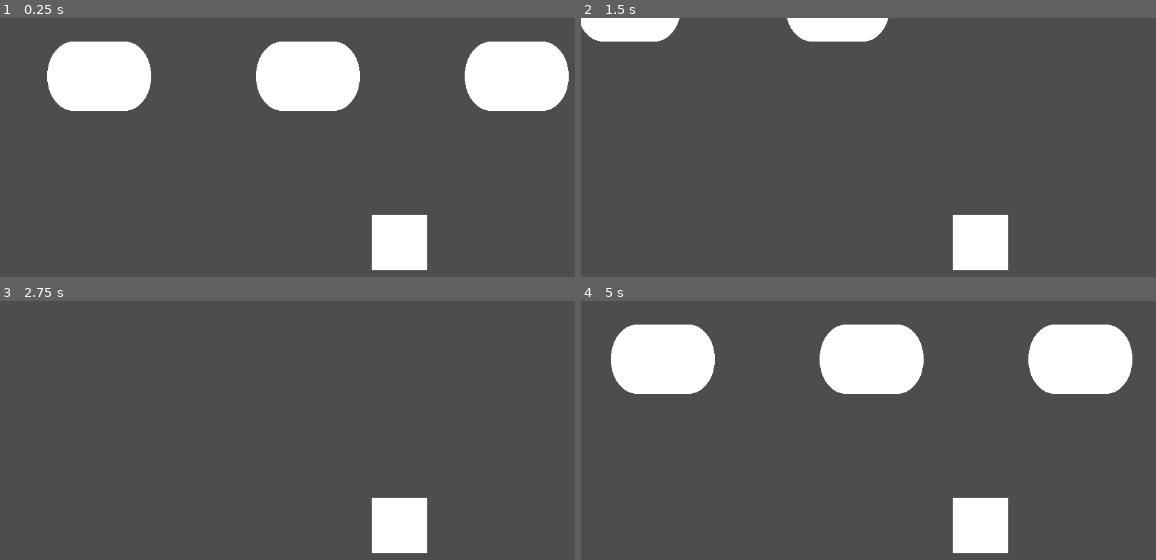
Above: before the commit, frames 1-4 (two rows, left to right).
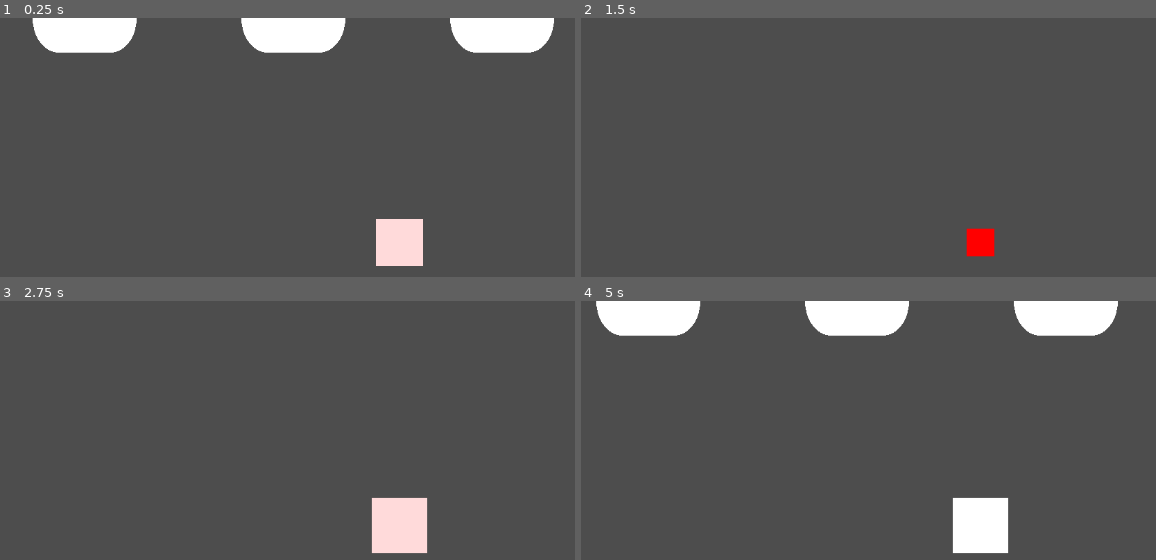
Above: after the commit, the same moments.

Repository: RAllen036/GrayMushroom
Game: Godot game, scene res://Scenes/Levels/level_selector.tscn
Two runs of this game, one before a commit and one after it. Both use one fixed random seed, a clock stepped at 60 frames per second and the inputs below.
Inputs:
- Up to frame 1 (0.25 s): no input
- Up to frame 2 (1.5 s): hold D (right) 0.53-1.28 s; hold B 0.53-1.28 s; tap Space at 0.77 s; hold Down (down) from 1.28 s (still down); tap C at 1.35 s
- Up to frame 3 (2.75 s): tap Space at 1.52 s; release Down (down) at 2.03 s; hold D (right) from 2.03 s (still down); hold E from 2.03 s (still down)
- Up to frame 4 (5 s): release D (right) at 2.78 s; release E at 2.78 s; hold Up (up) 2.78-3.53 s; tap F at 2.85 s; tap Space at 3.02, 3.77, 4.52 s; hold G 3.53-4.28 s; hold A (left) from 3.53 s (still down); tap H at 4.35 s

The runs differ from the first frame. In frame 1, 19% of the frame differs, in the area x 5-99%, y 0-98%; in frame 2, 4.9%; in frame 3, 2.0%; in frame 4, 17%.

Commit message:
Tweens
Playing around with tweens for a transition between scenes

Diff:
--- a/Scenes/Levels/level_selector.gd
+++ b/Scenes/Levels/level_selector.gd
@@ -8,6 +8,12 @@
 
 # This function is only called once when the scene is initialised / instantiated
 func _ready():
+
+	var tween = get_tree().create_tween().set_parallel(true).set_trans(Tween.TRANS_SINE)
+	tween.tween_property($Player, "modulate", Color.RED, 1)
+	tween.tween_property($Player, "scale", Vector2(), 1)
+	tween.chain().tween_property($Player, "scale", Vector2(1, 1), 1)
+	tween.chain().tween_property($Player, "modulate", Color.WHITE, 1)
 
 	# Gets all the files in the Levels folder
 	# Removes all .gd files
--- a/Scenes/Levels/level_selector.tscn
+++ b/Scenes/Levels/level_selector.tscn
@@ -4,10 +4,11 @@
 [ext_resource type="PackedScene" uid="uid://7l2cdyrkf882" path="res://Scenes/Player/playable_player.tscn" id="2_phj1b"]
 
 [node name="LevelSelector" type="Node2D"]
+top_level = true
 script = ExtResource("1_khn25")
 
 [node name="Player" parent="." groups=["player"] instance=ExtResource("2_phj1b")]
-position = Vector2(570, 440)
+position = Vector2(576, 324)
 
 [node name="LevelOptions" type="Marker2D" parent="."]
-position = Vector2(137, 200)
+position = Vector2(122, 0)
--- a/Scenes/Useful/gray_scale.tscn
+++ b/Scenes/Useful/gray_scale.tscn
@@ -1,10 +1,8 @@
-[gd_scene load_steps=7 format=3 uid="uid://cg5u2xrwxlye6"]
+[gd_scene load_steps=6 format=3 uid="uid://cg5u2xrwxlye6"]
 
 [ext_resource type="Shader" path="res://Shaders/gray_scale.gdshader" id="1_4xlr2"]
 [ext_resource type="Script" path="res://Scenes/Useful/gray_scale.gd" id="1_58anu"]
 [ext_resource type="Texture2D" uid="uid://bv06ktjqhbxfu" path="res://Assets/Shaders/BasicBlueBorder.png" id="2_qytob"]
-
-[sub_resource type="BoxMesh" id="BoxMesh_8rlg4"]
 
 [sub_resource type="ShaderMaterial" id="ShaderMaterial_028if"]
 shader = ExtResource("1_4xlr2")
@@ -13,7 +11,6 @@
 [sub_resource type="BoxMesh" id="BoxMesh_2ejda"]
 
 [node name="GrayScale" type="Node2D"]
-position = Vector2(30, 30)
 script = ExtResource("1_58anu")
 
 [node name="Border" type="Sprite2D" parent="."]
@@ -21,12 +18,6 @@
 scale = Vector2(1.52941, 1.52941)
 texture = ExtResource("2_qytob")
 
-[node name="MeshInstance2D" type="MeshInstance2D" parent="."]
-modulate = Color(0.4, 0.701961, 0.482353, 1)
-position = Vector2(25.625, -1.19209e-07)
-scale = Vector2(76.75, 19.5)
-mesh = SubResource("BoxMesh_8rlg4")
-
 [node name="GrayedArea" type="MeshInstance2D" parent="."]
 material = SubResource("ShaderMaterial_028if")
 scale = Vector2(49, 49)
